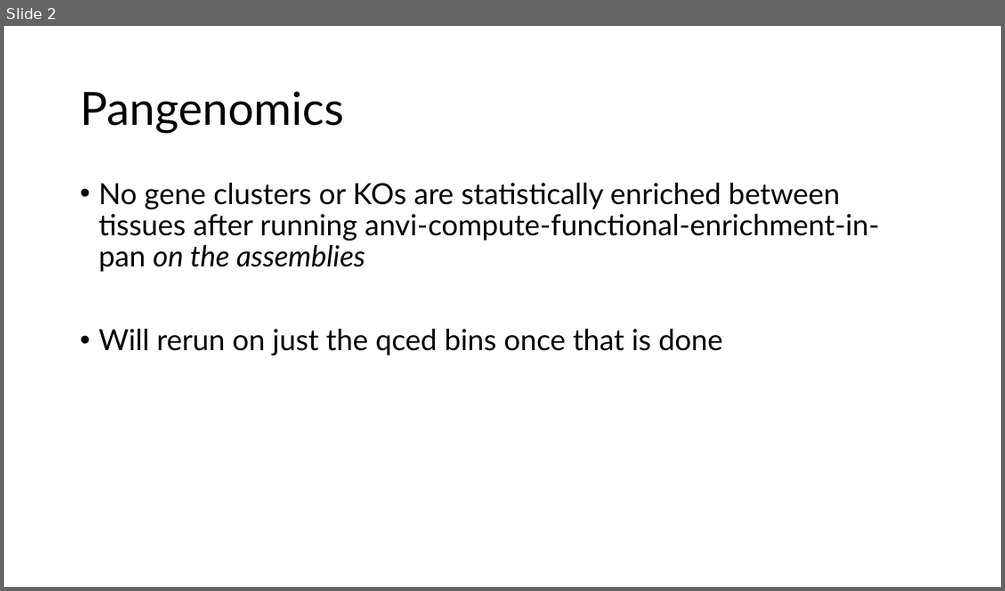
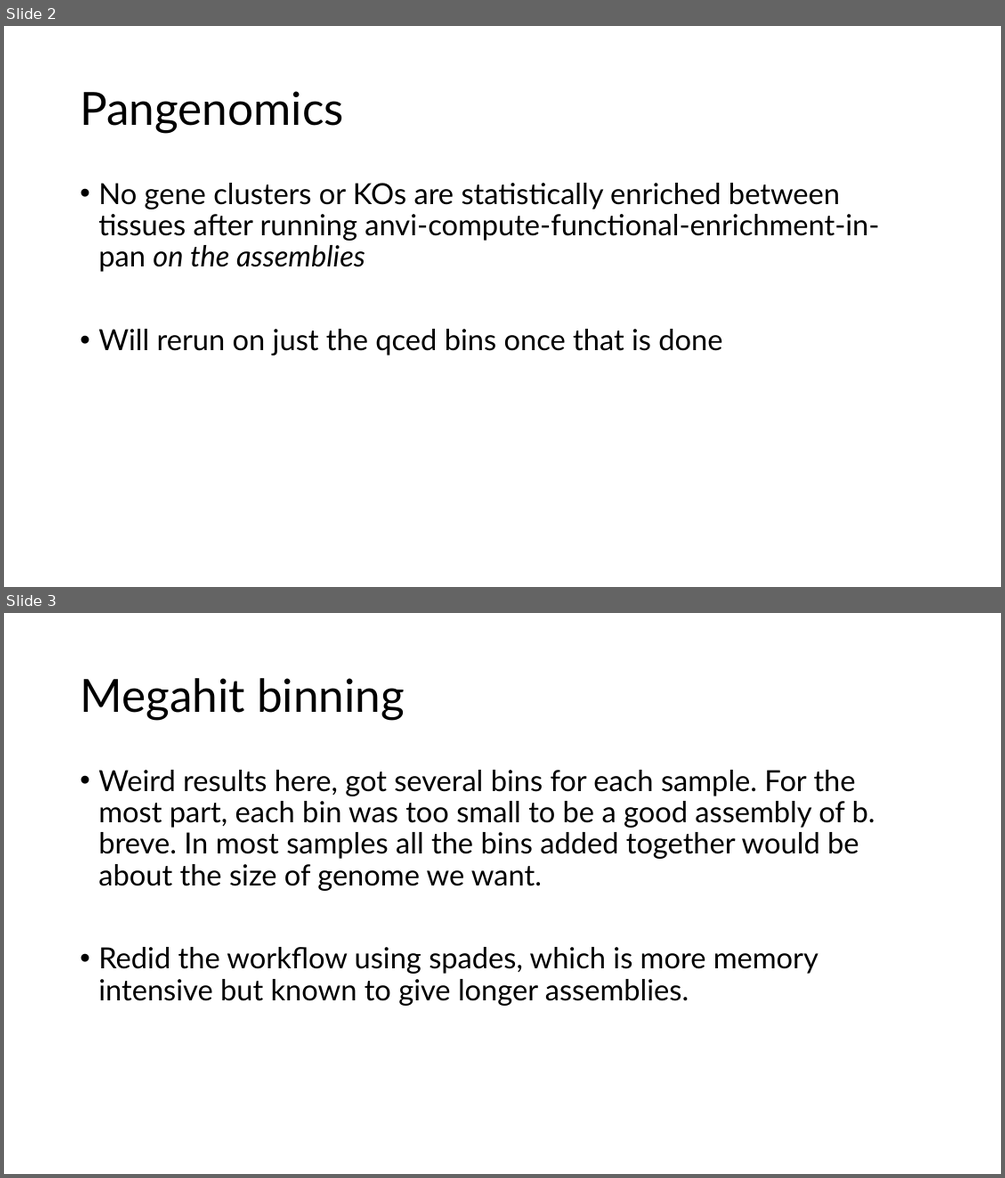
Before and after one commit to jjcolgan/snvAnalysis, a slide deck: pangenomicsAnalysis/pangenomics lab notebook.pptx. Shown one above the other, each under a label of ours: slide 2 before the commit, slides 2 and 3 after it. The pictures are 1005x591 and 1005x1178 pixels, drawn with LibreOffice and Linux fonts; fonts in the diff are those of the drawing. Boxes give left, top, right and bottom in pixels: in the first picture for what was removed or moved away, otherwise in the second. Text is boxed around its words. In the diff, an @@ line names an element or a change of style, - is before the commit and + after.

```diff
--- a/pangenomicsAnalysis/pangenomics lab notebook.pptx
+++ b/pangenomicsAnalysis/pangenomics lab notebook.pptx
@@ slide 3 added at [4, 613, 1001, 1174], background #FFFFFF @@
@@ title added at [80, 678, 404, 720], 44 pt, text #000000 @@
+Megahit binning
@@ text added at [98, 770, 875, 1005], 28 pt, text #000000 @@
+• Weird results here, got several bins for each sample. For the most part, each bin was too small to be a good assembly of b. breve. In most samples all the bins added together would be about the size of genome we want.
+• Redid the workflow using spades, which is more memory intensive but known to give longer assemblies.
```
Also in this commit, not shown: 3 other slides added, 8 other files.
